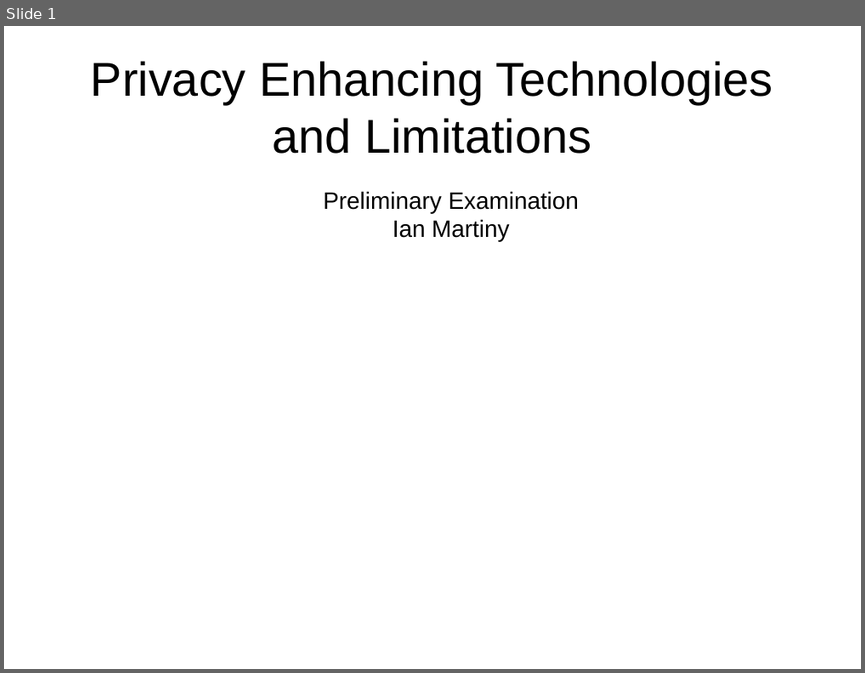
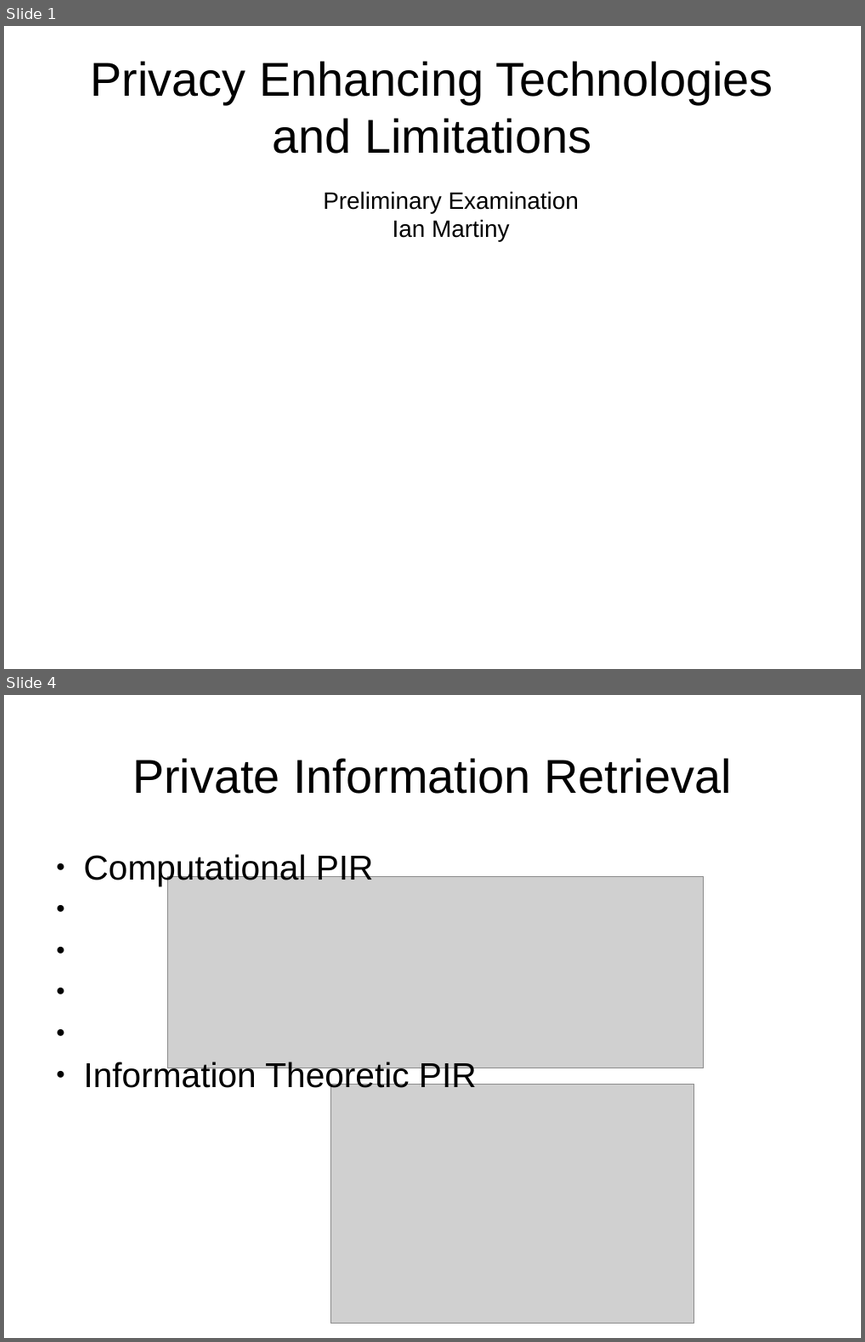
Before and after one commit to IanMartiny/prelim, a slide deck: slides/prelim.pptx. Shown one above the other, each under a label of ours: slide 1 before the commit, slides 1 and 4 after it; the slides between them are not shown. The pictures are 865x673 and 865x1342 pixels, drawn with LibreOffice and Linux fonts; fonts in the diff are those of the drawing; grey boxes stand for pictures. Boxes give left, top, right and bottom in pixels: in the first picture for what was removed or moved away, otherwise in the second. Text is boxed around its words. In the diff, an @@ line names an element or a change of style, - is before the commit and + after.

```diff
--- a/slides/prelim.pptx
+++ b/slides/prelim.pptx
@@ slide 4 added at [4,695,861,1338], background #FFFFFF @@
@@ text added at [132,758,731,794], 44 pt, text #000000 @@
+Private Information Retrieval
@@ text added at [84,852,477,1094], 32 pt, text #000000 @@
+● Computational PIR
+● Information Theoretic PIR
@@ picture added at [167,876,704,1068] @@
@@ picture added at [330,1083,694,1323] @@
```
Also in this commit, not shown: 2 other slides added, 1 slide removed, 2 other files.
